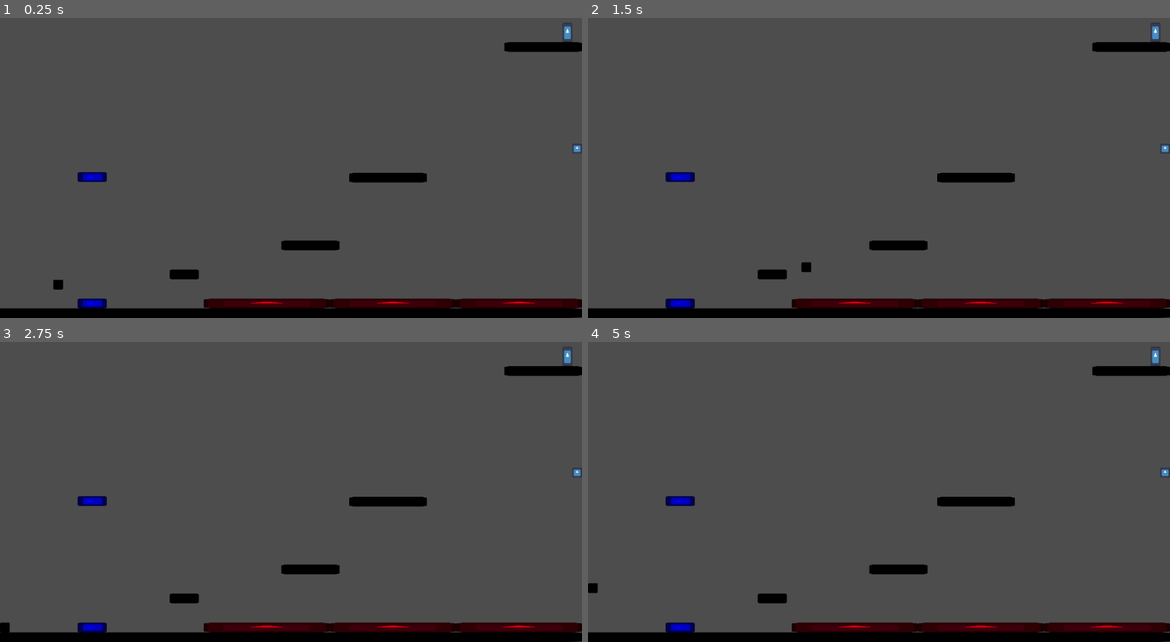
Above: before the commit, frames 1-4 (two rows, left to right).
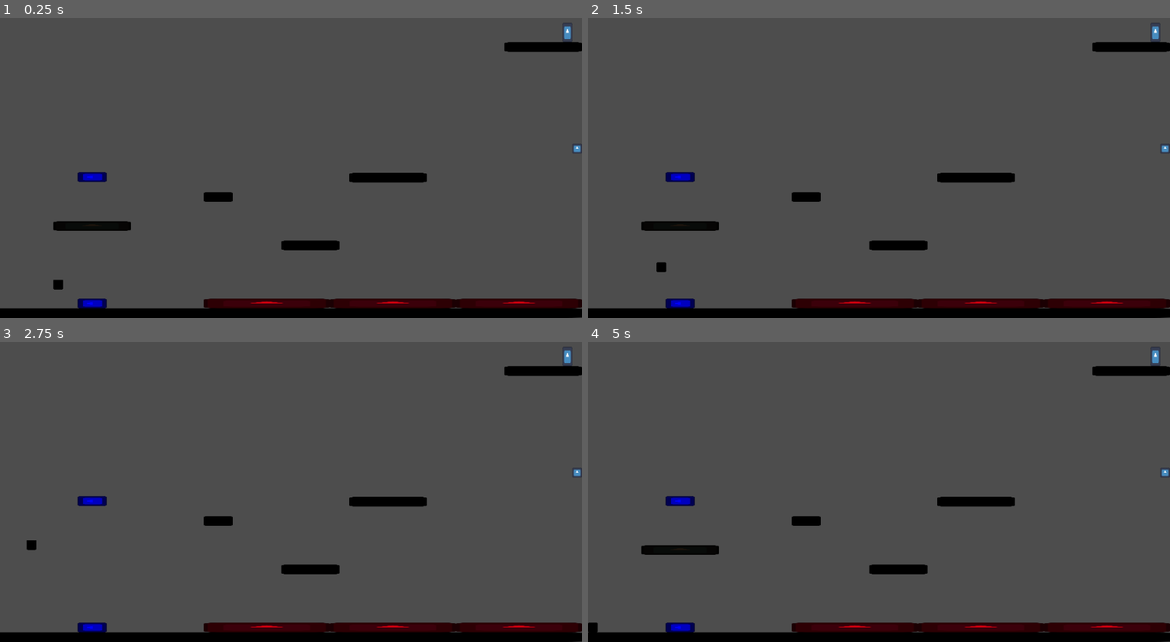
Above: after the commit, the same moments.

Repository: Pichi00/Pixel-Portals-Parkour
Game: Godot game, scene res://levels/test_level.tscn
Two runs of this game, one before a commit and one after it. Both use one fixed random seed, a clock stepped at 60 frames per second and the inputs below. The engine's default icon, where the game draws it, is replaced by a stand-in: a white triangle on a blue panel in a dark square.
Inputs:
- Up to frame 1 (0.25 s): no input
- Up to frame 2 (1.5 s): hold Right (ui_right) from 0.53 s (still down); tap Up (ui_up) at 0.77 s
- Up to frame 3 (2.75 s): tap Up (ui_up) at 1.52 s; release Right (ui_right) at 2.03 s; hold Left (ui_left) from 2.03 s (still down)
- Up to frame 4 (5 s): release Left (ui_left) at 2.78 s; hold Right (ui_right) 2.78-4.28 s; tap Up (ui_up) at 3.02, 3.77, 4.52 s; hold Left (ui_left) from 4.28 s (still down)

The runs differ from the first frame. In frame 1, 0.7% of the frame differs, in the area x 9-40%, y 58-88%; in frame 2, 0.9%; in frame 3, 0.4%; in frame 4, 0.9%.

Commit message:
Add collapsable platforms

Diff:
--- /dev/null
+++ b/collapsable_platform.gd
@@ -0,0 +1,24 @@
+extends StaticBody2D
+
+@export var initialWaitTime = 0.5
+@export var initialRespawnTime = 2
+
+func _ready():
+	$Timer.wait_time = initialWaitTime
+	$RespawnTimer.wait_time = initialRespawnTime
+
+func _on_timer_timeout():
+	$CollisionShape2D.disabled = true
+	$Area2D/CollisionShape2D.disabled = true
+	$Icon.visible = false
+	$RespawnTimer.start()
+
+
+func _on_regenerate_timer_timeout():
+	$CollisionShape2D.disabled = false
+	$Area2D/CollisionShape2D.disabled = false
+	$Icon.visible = true
+
+
+func _on_area_2d_body_entered(body):
+	$Timer.start()
--- /dev/null
+++ b/collapsable_platform.tscn
@@ -0,0 +1,41 @@
+[gd_scene load_steps=5 format=3 uid="uid://cbtb4la8awb2d"]
+
+[ext_resource type="Script" path="res://collapsable_platform.gd" id="1_xuxg6"]
+[ext_resource type="Texture2D" uid="uid://cl3wedpgdguxc" path="res://icon.svg" id="1_yerev"]
+
+[sub_resource type="RectangleShape2D" id="RectangleShape2D_wswju"]
+size = Vector2(128, 16)
+
+[sub_resource type="RectangleShape2D" id="RectangleShape2D_ndw3j"]
+size = Vector2(128, 16)
+
+[node name="Platform" type="StaticBody2D"]
+collision_mask = 2
+script = ExtResource("1_xuxg6")
+
+[node name="Icon" type="Sprite2D" parent="."]
+modulate = Color(0.109804, 0.0784314, 0.0470588, 1)
+scale = Vector2(1, 0.125)
+texture = ExtResource("1_yerev")
+
+[node name="CollisionShape2D" type="CollisionShape2D" parent="."]
+shape = SubResource("RectangleShape2D_wswju")
+
+[node name="Timer" type="Timer" parent="."]
+one_shot = true
+
+[node name="RespawnTimer" type="Timer" parent="."]
+wait_time = 2.0
+one_shot = true
+
+[node name="Area2D" type="Area2D" parent="."]
+position = Vector2(0, -1)
+collision_mask = 2
+metadata/_edit_group_ = true
+
+[node name="CollisionShape2D" type="CollisionShape2D" parent="Area2D"]
+shape = SubResource("RectangleShape2D_ndw3j")
+
+[connection signal="timeout" from="Timer" to="." method="_on_timer_timeout"]
+[connection signal="timeout" from="RespawnTimer" to="." method="_on_regenerate_timer_timeout"]
+[connection signal="body_entered" from="Area2D" to="." method="_on_area_2d_body_entered"]
--- /dev/null
+++ b/levels/level4.tscn
@@ -0,0 +1,265 @@
+[gd_scene load_steps=13 format=3 uid="uid://cs5vxheyo1eje"]
+
+[ext_resource type="PackedScene" uid="uid://bb3frs7ontu8q" path="res://player.tscn" id="1_2g86k"]
+[ext_resource type="Texture2D" uid="uid://cl3wedpgdguxc" path="res://icon.svg" id="2_pxacm"]
+[ext_resource type="PackedScene" uid="uid://c3qhvb0r1a8bm" path="res://spikes.tscn" id="3_exfdu"]
+[ext_resource type="PackedScene" uid="uid://cbtb4la8awb2d" path="res://collapsable_platform.tscn" id="3_yjyvm"]
+[ext_resource type="Script" path="res://portal.gd" id="4_otcwo"]
+[ext_resource type="Script" path="res://goal.gd" id="5_t8ic1"]
+[ext_resource type="PackedScene" uid="uid://qpc28e3q4jrq" path="res://levels/test_level.tscn" id="6_3mw3e"]
+
+[sub_resource type="RectangleShape2D" id="RectangleShape2D_v81bj"]
+size = Vector2(128, 16)
+
+[sub_resource type="RectangleShape2D" id="RectangleShape2D_06mf0"]
+size = Vector2(16, 48)
+
+[sub_resource type="RectangleShape2D" id="RectangleShape2D_k4k57"]
+size = Vector2(16, 16)
+
+[sub_resource type="RectangleShape2D" id="RectangleShape2D_n3pw2"]
+size = Vector2(16, 32)
+
+[sub_resource type="RectangleShape2D" id="RectangleShape2D_bgba7"]
+size = Vector2(16, 48)
+
+[node name="Level4" type="Node2D"]
+
+[node name="Player" parent="." instance=ExtResource("1_2g86k")]
+position = Vector2(560, 184)
+
+[node name="Platforms" type="Node2D" parent="."]
+
+[node name="FinalPlatform" type="StaticBody2D" parent="Platforms"]
+position = Vector2(896, 96)
+metadata/_edit_group_ = true
+
+[node name="Icon" type="Sprite2D" parent="Platforms/FinalPlatform"]
+modulate = Color(0, 0, 0, 1)
+scale = Vector2(1, 0.125)
+texture = ExtResource("2_pxacm")
+
+[node name="CollisionShape2D" type="CollisionShape2D" parent="Platforms/FinalPlatform"]
+shape = SubResource("RectangleShape2D_v81bj")
+
+[node name="FinalPlatform2" type="StaticBody2D" parent="Platforms"]
+position = Vector2(824, 40)
+rotation = 1.5708
+metadata/_edit_group_ = true
+
+[node name="Icon" type="Sprite2D" parent="Platforms/FinalPlatform2"]
+modulate = Color(0, 0, 0, 1)
+scale = Vector2(1, 0.125)
+texture = ExtResource("2_pxacm")
+
+[node name="CollisionShape2D" type="CollisionShape2D" parent="Platforms/FinalPlatform2"]
+shape = SubResource("RectangleShape2D_v81bj")
+
+[node name="Platform2" parent="Platforms" instance=ExtResource("3_yjyvm")]
+position = Vector2(592, 88)
+scale = Vector2(0.5, 1)
+metadata/_edit_group_ = true
+
+[node name="Platform3" parent="Platforms" instance=ExtResource("3_yjyvm")]
+position = Vector2(160, 88)
+scale = Vector2(0.5, 1)
+metadata/_edit_group_ = true
+
+[node name="Platform4" parent="Platforms" instance=ExtResource("3_yjyvm")]
+position = Vector2(384, 88)
+scale = Vector2(0.5, 1)
+metadata/_edit_group_ = true
+
+[node name="Platform5" parent="Platforms" instance=ExtResource("3_yjyvm")]
+position = Vector2(368, 480)
+scale = Vector2(0.5, 1)
+metadata/_edit_group_ = true
+
+[node name="Platform6" parent="Platforms" instance=ExtResource("3_yjyvm")]
+position = Vector2(568, 424)
+scale = Vector2(0.5, 1)
+metadata/_edit_group_ = true
+
+[node name="Platform7" parent="Platforms" instance=ExtResource("3_yjyvm")]
+position = Vector2(760, 360)
+scale = Vector2(0.5, 1)
+metadata/_edit_group_ = true
+
+[node name="Platform8" parent="Platforms" instance=ExtResource("3_yjyvm")]
+position = Vector2(928, 296)
+scale = Vector2(0.5, 1)
+metadata/_edit_group_ = true
+
+[node name="Walls" type="Node2D" parent="."]
+
+[node name="Wall" type="StaticBody2D" parent="Walls"]
+position = Vector2(-8, 336)
+rotation = 1.5708
+scale = Vector2(10, 1)
+metadata/_edit_group_ = true
+
+[node name="Icon" type="Sprite2D" parent="Walls/Wall"]
+modulate = Color(0, 0, 0, 1)
+scale = Vector2(1, 0.125)
+texture = ExtResource("2_pxacm")
+
+[node name="CollisionShape2D" type="CollisionShape2D" parent="Walls/Wall"]
+shape = SubResource("RectangleShape2D_v81bj")
+
+[node name="Wall2" type="StaticBody2D" parent="Walls"]
+position = Vector2(968, 408)
+rotation = 1.5708
+scale = Vector2(10, 1)
+metadata/_edit_group_ = true
+
+[node name="Icon" type="Sprite2D" parent="Walls/Wall2"]
+modulate = Color(0, 0, 0, 1)
+scale = Vector2(1, 0.125)
+texture = ExtResource("2_pxacm")
+
+[node name="CollisionShape2D" type="CollisionShape2D" parent="Walls/Wall2"]
+shape = SubResource("RectangleShape2D_v81bj")
+
+[node name="Wall3" type="StaticBody2D" parent="Walls"]
+position = Vector2(360, 536)
+scale = Vector2(10, 1)
+metadata/_edit_group_ = true
+
+[node name="Icon" type="Sprite2D" parent="Walls/Wall3"]
+modulate = Color(0, 0, 0, 1)
+scale = Vector2(1, 0.125)
+texture = ExtResource("2_pxacm")
+
+[node name="CollisionShape2D" type="CollisionShape2D" parent="Walls/Wall3"]
+shape = SubResource("RectangleShape2D_v81bj")
+
+[node name="Spikes" type="Node2D" parent="."]
+position = Vector2(952, 264)
+
+[node name="Spikes" parent="Spikes" instance=ExtResource("3_exfdu")]
+position = Vector2(-96, 256)
+
+[node name="Spikes3" parent="Spikes" instance=ExtResource("3_exfdu")]
+position = Vector2(-304, 256)
+
+[node name="Spikes4" parent="Spikes" instance=ExtResource("3_exfdu")]
+position = Vector2(-512, 256)
+
+[node name="Portal" type="Node2D" parent="."]
+position = Vector2(80, 472)
+script = ExtResource("4_otcwo")
+disabled = true
+
+[node name="PortalEntry" type="Area2D" parent="Portal"]
+position = Vector2(728, -408)
+collision_layer = 4
+collision_mask = 2
+metadata/_edit_group_ = true
+
+[node name="Icon" type="Sprite2D" parent="Portal/PortalEntry"]
+self_modulate = Color(0, 0, 1, 1)
+position = Vector2(-2.38419e-07, 0)
+scale = Vector2(0.125, 0.375)
+texture = ExtResource("2_pxacm")
+
+[node name="CollisionShape2D" type="CollisionShape2D" parent="Portal/PortalEntry"]
+position = Vector2(6.10352e-05, 0)
+shape = SubResource("RectangleShape2D_06mf0")
+
+[node name="PortalExit" type="Area2D" parent="Portal"]
+position = Vector2(768, -408)
+rotation = -3.14159
+collision_layer = 4
+collision_mask = 2
+metadata/_edit_group_ = true
+
+[node name="Icon" type="Sprite2D" parent="Portal/PortalExit"]
+self_modulate = Color(0, 0, 1, 1)
+position = Vector2(8, -2.28882e-05)
+scale = Vector2(0.125, 0.375)
+texture = ExtResource("2_pxacm")
+
+[node name="CollisionShape2D" type="CollisionShape2D" parent="Portal/PortalExit"]
+position = Vector2(8, -3.8147e-05)
+shape = SubResource("RectangleShape2D_06mf0")
+
+[node name="PortalSwitch" type="Area2D" parent="Portal"]
+position = Vector2(872, -272)
+collision_layer = 4
+collision_mask = 2
+metadata/_edit_group_ = true
+
+[node name="Icon" type="Sprite2D" parent="Portal/PortalSwitch"]
+position = Vector2(-2.38419e-07, 5.72205e-06)
+scale = Vector2(0.125, 0.125)
+texture = ExtResource("2_pxacm")
+
+[node name="SwitchCollision" type="CollisionShape2D" parent="Portal/PortalSwitch"]
+shape = SubResource("RectangleShape2D_k4k57")
+
+[node name="Goal" type="Area2D" parent="."]
+position = Vector2(952, 72)
+collision_layer = 16
+collision_mask = 2
+script = ExtResource("5_t8ic1")
+targetScene = ExtResource("6_3mw3e")
+metadata/_edit_group_ = true
+
+[node name="Icon" type="Sprite2D" parent="Goal"]
+scale = Vector2(0.125, 0.25)
+texture = ExtResource("2_pxacm")
+
+[node name="CollisionShape2D" type="CollisionShape2D" parent="Goal"]
+shape = SubResource("RectangleShape2D_n3pw2")
+
+[node name="Portal3" type="Node2D" parent="."]
+position = Vector2(-8, 0)
+script = ExtResource("4_otcwo")
+
+[node name="PortalEntry" type="Area2D" parent="Portal3"]
+position = Vector2(944, 448)
+rotation = 1.5708
+collision_layer = 4
+collision_mask = 2
+metadata/_edit_group_ = true
+
+[node name="Icon" type="Sprite2D" parent="Portal3/PortalEntry"]
+modulate = Color(0.105882, 0.823529, 0.117647, 1)
+self_modulate = Color(0.105882, 0.823529, 0.117647, 1)
+position = Vector2(-2.38419e-07, 0)
+scale = Vector2(0.125, 0.375)
+texture = ExtResource("2_pxacm")
+
+[node name="CollisionShape2D" type="CollisionShape2D" parent="Portal3/PortalEntry"]
+shape = SubResource("RectangleShape2D_bgba7")
+
+[node name="PortalExit" type="Area2D" parent="Portal3"]
+position = Vector2(72, 16)
+rotation = 1.5708
+collision_layer = 4
+collision_mask = 2
+metadata/_edit_group_ = true
+
+[node name="Icon" type="Sprite2D" parent="Portal3/PortalExit"]
+modulate = Color(0.105882, 0.823529, 0.117647, 1)
+self_modulate = Color(0.105882, 0.823529, 0.117647, 1)
+position = Vector2(-8, 0)
+scale = Vector2(0.125, 0.375)
+texture = ExtResource("2_pxacm")
+
+[node name="CollisionShape2D" type="CollisionShape2D" parent="Portal3/PortalExit"]
+position = Vector2(-8, 0)
+shape = SubResource("RectangleShape2D_bgba7")
+
+[connection signal="body_entered" from="Portal/PortalEntry" to="Portal" method="_onPortalBodyEntered" flags=18]
+[connection signal="body_entered" from="Portal/PortalSwitch" to="Portal" method="_onSwitchBodyEntered" flags=18]
+[connection signal="body_entered" from="Goal" to="Goal" method="_on_body_entered" flags=18]
+[connection signal="body_entered" from="Portal3/PortalEntry" to="Portal3" method="_onPortalBodyEntered" flags=18]
+
+[editable path="Platforms/Platform2"]
+[editable path="Platforms/Platform3"]
+[editable path="Platforms/Platform4"]
+[editable path="Platforms/Platform5"]
+[editable path="Platforms/Platform6"]
+[editable path="Platforms/Platform7"]
+[editable path="Platforms/Platform8"]
--- a/levels/test_level.tscn
+++ b/levels/test_level.tscn
@@ -1,8 +1,9 @@
-[gd_scene load_steps=10 format=3 uid="uid://qpc28e3q4jrq"]
+[gd_scene load_steps=11 format=3 uid="uid://qpc28e3q4jrq"]
 
 [ext_resource type="PackedScene" uid="uid://bb3frs7ontu8q" path="res://player.tscn" id="1_yx3g1"]
 [ext_resource type="Texture2D" uid="uid://cl3wedpgdguxc" path="res://icon.svg" id="2_dep6g"]
 [ext_resource type="PackedScene" uid="uid://c3qhvb0r1a8bm" path="res://spikes.tscn" id="3_gbol3"]
+[ext_resource type="PackedScene" uid="uid://cbtb4la8awb2d" path="res://collapsable_platform.tscn" id="3_vfil5"]
 [ext_resource type="PackedScene" uid="uid://dhk3yp8fke6kt" path="res://portal.tscn" id="3_wko58"]
 [ext_resource type="Script" path="res://goal.gd" id="5_ofjnw"]
 
@@ -38,7 +39,7 @@
 shape = SubResource("RectangleShape2D_7ac3d")
 
 [node name="Platform2" type="StaticBody2D" parent="Platforms"]
-position = Vector2(304, 472)
+position = Vector2(360, 344)
 metadata/_edit_group_ = true
 
 [node name="Icon" type="Sprite2D" parent="Platforms/Platform2"]
@@ -84,6 +85,9 @@
 
 [node name="CollisionShape2D" type="CollisionShape2D" parent="Platforms/Platform5"]
 shape = SubResource("RectangleShape2D_wswju")
+
+[node name="Platform6" parent="Platforms" instance=ExtResource("3_vfil5")]
+position = Vector2(152, 392)
 
 [node name="Walls" type="Node2D" parent="."]
 
@@ -146,8 +150,6 @@
 [node name="PortalEntry" parent="Portal" index="0"]
 position = Vector2(72, 48)
 rotation = -1.57079
-collision_layer = 4
-collision_mask = 2
 
 [node name="PortalExit" parent="Portal" index="1"]
 position = Vector2(72, -152)
